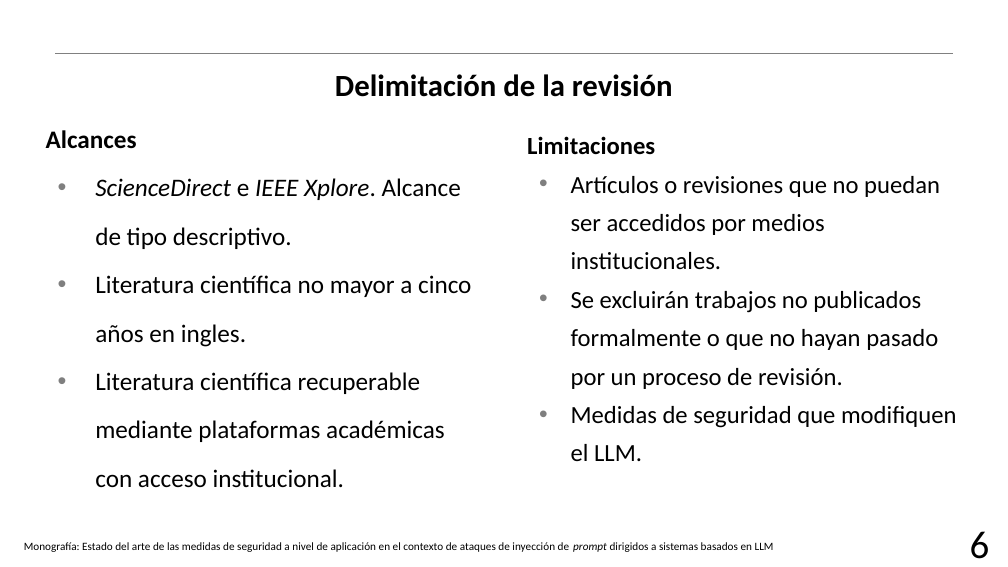
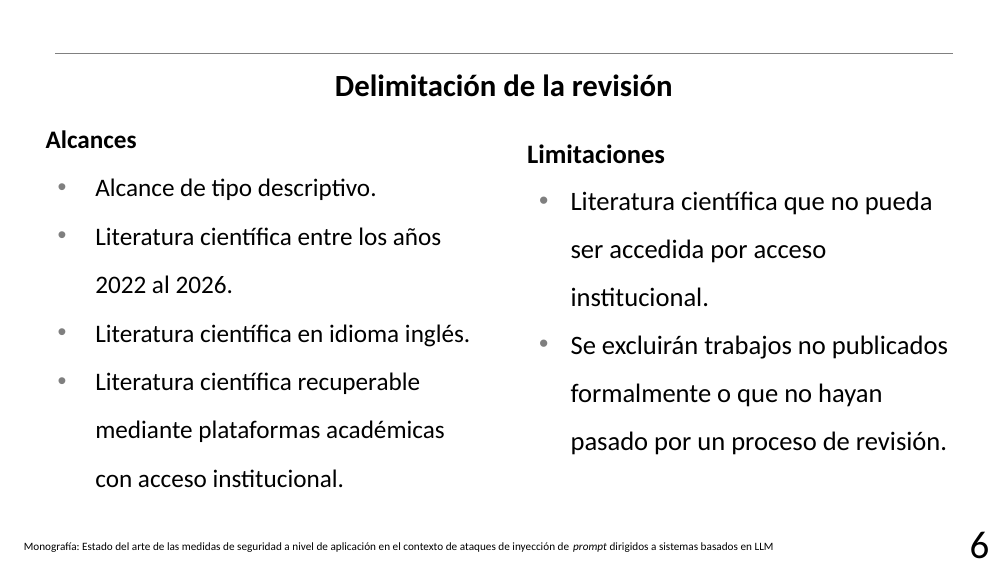
Before and after one commit to AJRx26/semestreVII, a slide deck: slide 8 of proyectoguiado/protocoloRSL/18(RSL1)_NunezSanchezAbraham.pptx (slide 7 before the commit). Drawn at 1008x567 pixels with LibreOffice and Linux fonts; fonts in the diff are those of the drawing; background and template pictures are left out. Boxes give left, top, right and bottom in pixels: in the first picture for what was removed or moved away, otherwise in the second. Text is boxed around its words. In the diff, an @@ line names an element or a change of style, - is before the commit and + after.

```diff
--- a/proyectoguiado/protocoloRSL/18(RSL1)_NunezSanchezAbraham.pptx
+++ b/proyectoguiado/protocoloRSL/18(RSL1)_NunezSanchezAbraham.pptx
@@ text at <box>527,144,947,455</box>: size 17.6 to 19 pt in "Limitaciones", "Se excluirán trabajos no publicados formalmente o ..."; line spacing 1.01 to 1.21; line spacing 1.3 to 1.5 @@
@@ text at <box>95,178,470,347</box>: text changed @@
-• ScienceDirect e IEEE Xplore. Alcance de tipo descriptivo.
-• Literatura científica no mayor a cinco años en ingles.
+• Alcance de tipo descriptivo.
+• Literatura científica entre los años 2022 al 2026.
+• Literatura científica en idioma inglés.
@@ text at <box>571,191,933,215</box>: text changed; size 17.6 to 19 pt @@
-• Artículos o revisiones que no puedan ser accedidos por medios institucionales.
+• Literatura científica que no pueda ser accedida por acceso institucional.
@@ text at <box>571,406,956,461</box>: paragraph removed @@
-• Medidas de seguridad que modifiquen el LLM.
```
Also in this commit, not shown: 14 other slides changed, 2 slides added, 7 other files.
